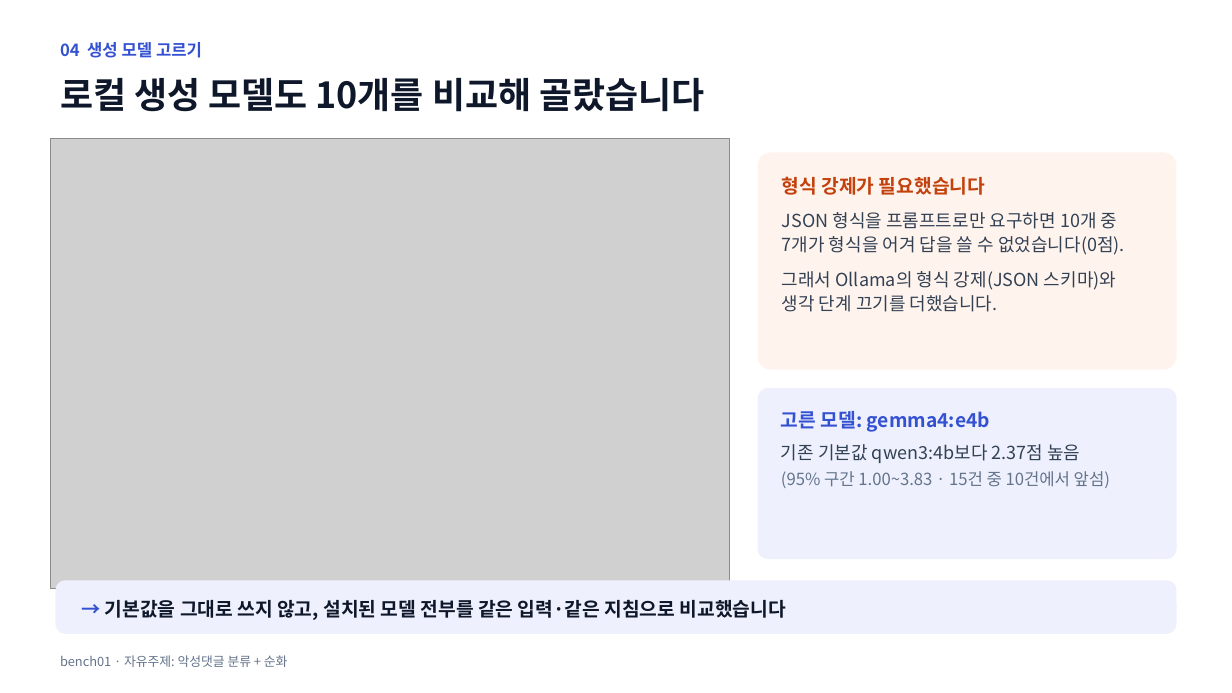
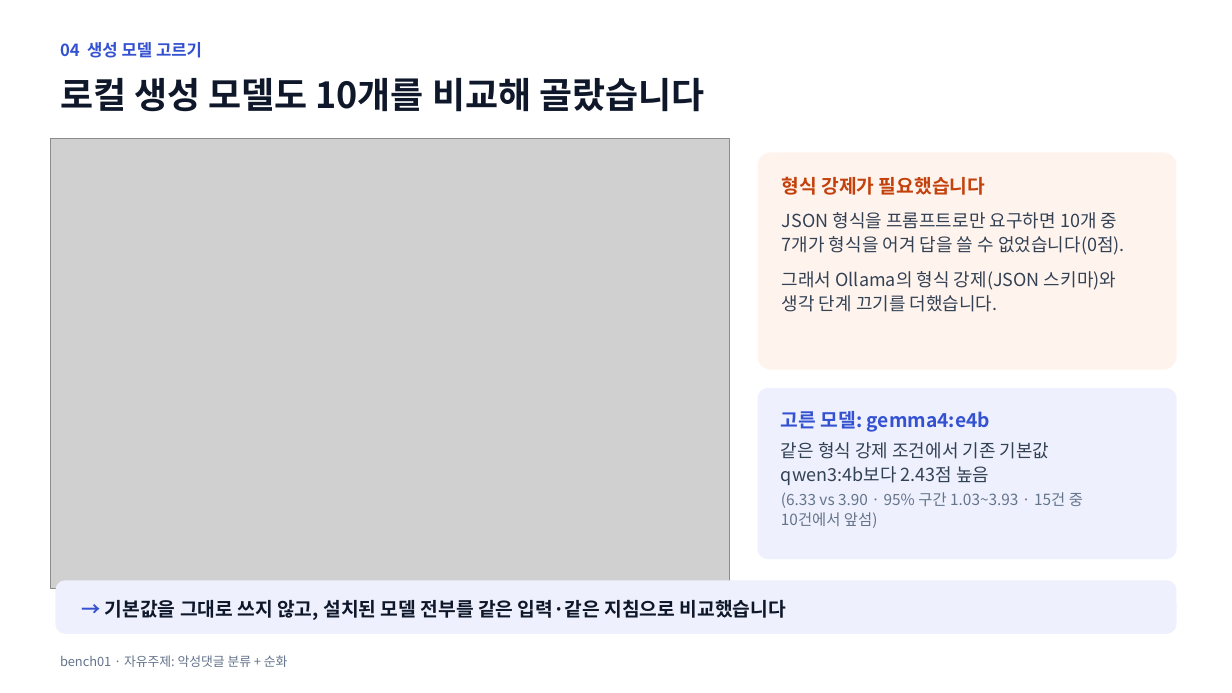
Before and after one commit to LLM-project-02/model-benchmark-lab, a slide deck: slide 5 of artifacts/step_by_step/comments/bench01/demo/bench01_comments_slides.pptx. Drawn at 1232x693 pixels with LibreOffice and Linux fonts; fonts in the diff are those of the drawing; grey boxes stand for pictures. Boxes give left, top, right and bottom in pixels: in the first picture for what was removed or moved away, otherwise in the second. Text is boxed around its words. In the diff, an @@ line names an element or a change of style, - is before the commit and + after.

```diff
--- a/artifacts/step_by_step/comments/bench01/demo/bench01_comments_slides.pptx
+++ b/artifacts/step_by_step/comments/bench01/demo/bench01_comments_slides.pptx
@@ text in rounded rectangle at (781,442,1083,528): text changed; size 13 to 12 pt @@
-기존 기본값 qwen3:4b보다 2.37점 높음
-(95% 구간 1.00~3.83 · 15건 중 10건에서 앞섬)
+같은 형식 강제 조건에서 기존 기본값
+qwen3:4b보다 2.43점 높음
+(6.33 vs 3.90 · 95% 구간 1.03~3.93 · 15건 중
+10건에서 앞섬)
```
Also in this commit, not shown: 3 other slides changed, 2 other files.
